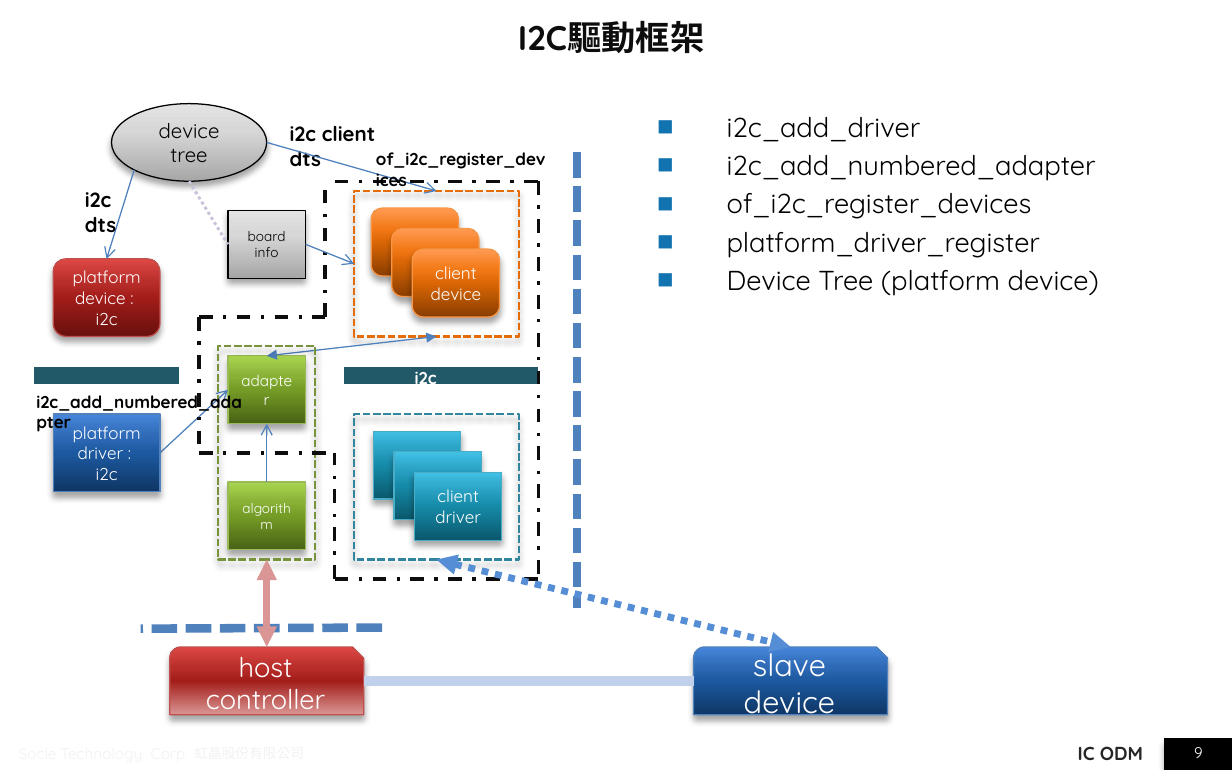
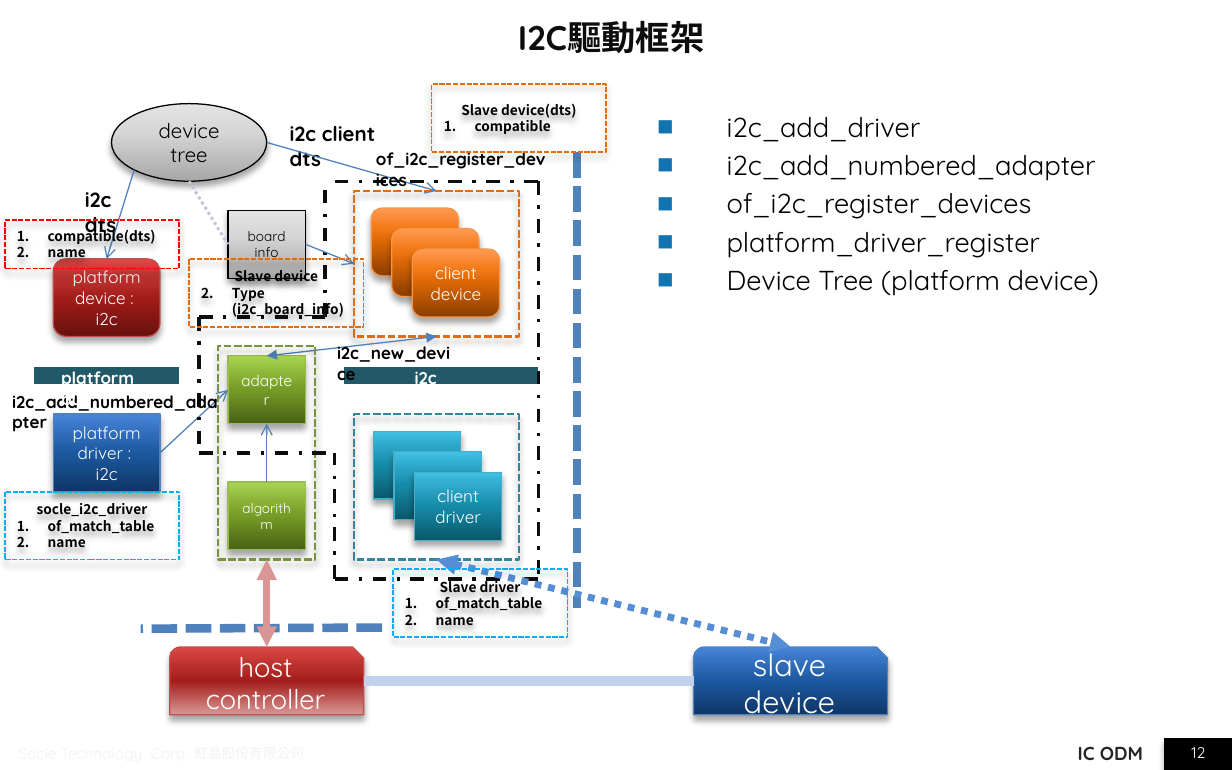
Before and after one commit to JomaskTsai/ppt_linux, a slide deck: slide 12 of i2c_report_ben.pptx (slide 9 before the commit). Drawn at 1232x770 pixels with LibreOffice and Linux fonts; fonts in the diff are those of the drawing; background and template pictures are left out. Boxes give left, top, right and bottom in pixels: in the first picture for what was removed or moved away, otherwise in the second. Text is boxed around its words. In the diff, an @@ line names an element or a change of style, - is before the commit and + after.

```diff
--- a/i2c_report_ben.pptx
+++ b/i2c_report_ben.pptx
@@ rectangle added at [431, 84, 606, 152], outline #E46C0A 1 pt dashed, 8 pt, text #000000, bold @@
+Slave device(dts)
+1. compatible
@@ rectangle added at [5, 221, 180, 269], outline #FF0000 1 pt dashed, 8 pt, text #000000, bold @@
+1. compatible(dts)
+2. name
@@ rectangle added at [190, 259, 365, 326], outline #E46C0A 1 pt dashed, 8 pt, text #000000, bold @@
+Slave device
+2. Type (i2c_board_info)
@@ text added at [337, 341, 450, 362], 10 pt, text #000000, bold @@
+i2c_new_device
@@ text "i2c_add_numbered_adapter": place and size @@
-text "i2c_add_numbered_adapter" at [36, 390, 242, 413]
+text "i2c_add_numbered_adapter" at [12, 390, 218, 413]
@@ text added at [61, 366, 134, 410], 10 pt, text #FFFFFF, bold @@
+platform bus
@@ rectangle added at [5, 492, 180, 559], outline #00B0F0 1 pt dashed, 8 pt, text #000000, bold @@
+socle_i2c_driver
+1. of_match_table
+2. name
@@ rectangle added at [393, 569, 568, 637], outline #00B0F0 1 pt dashed, 8 pt, text #000000, bold @@
+Slave driver
+1. of_match_table
+2. name
@@ page number at [1191, 747, 1205, 758]: text changed @@
-9
+12
```
Also in this commit, not shown: 4 other slides changed, 8 slides added, 5 slides removed, 1 other file.
